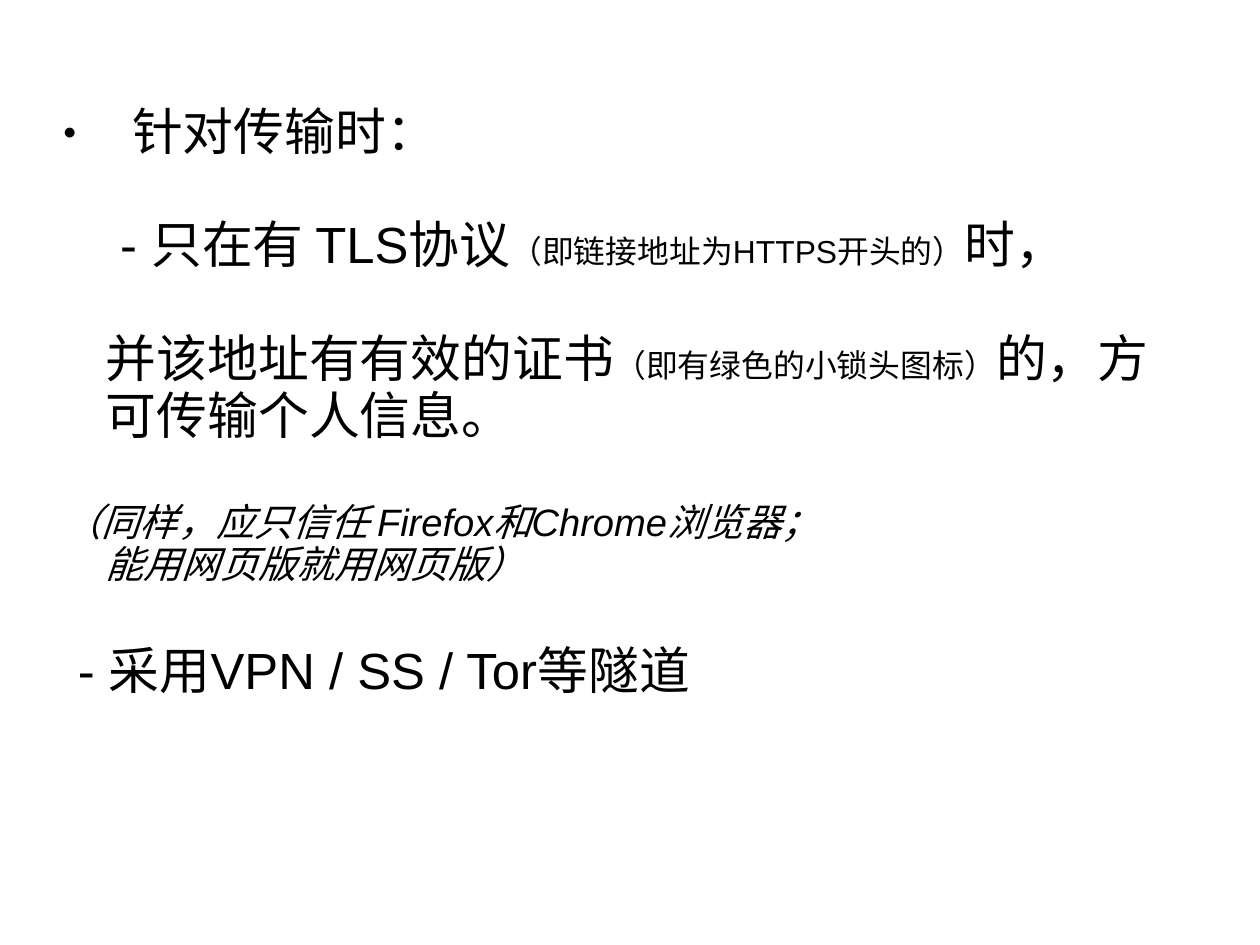
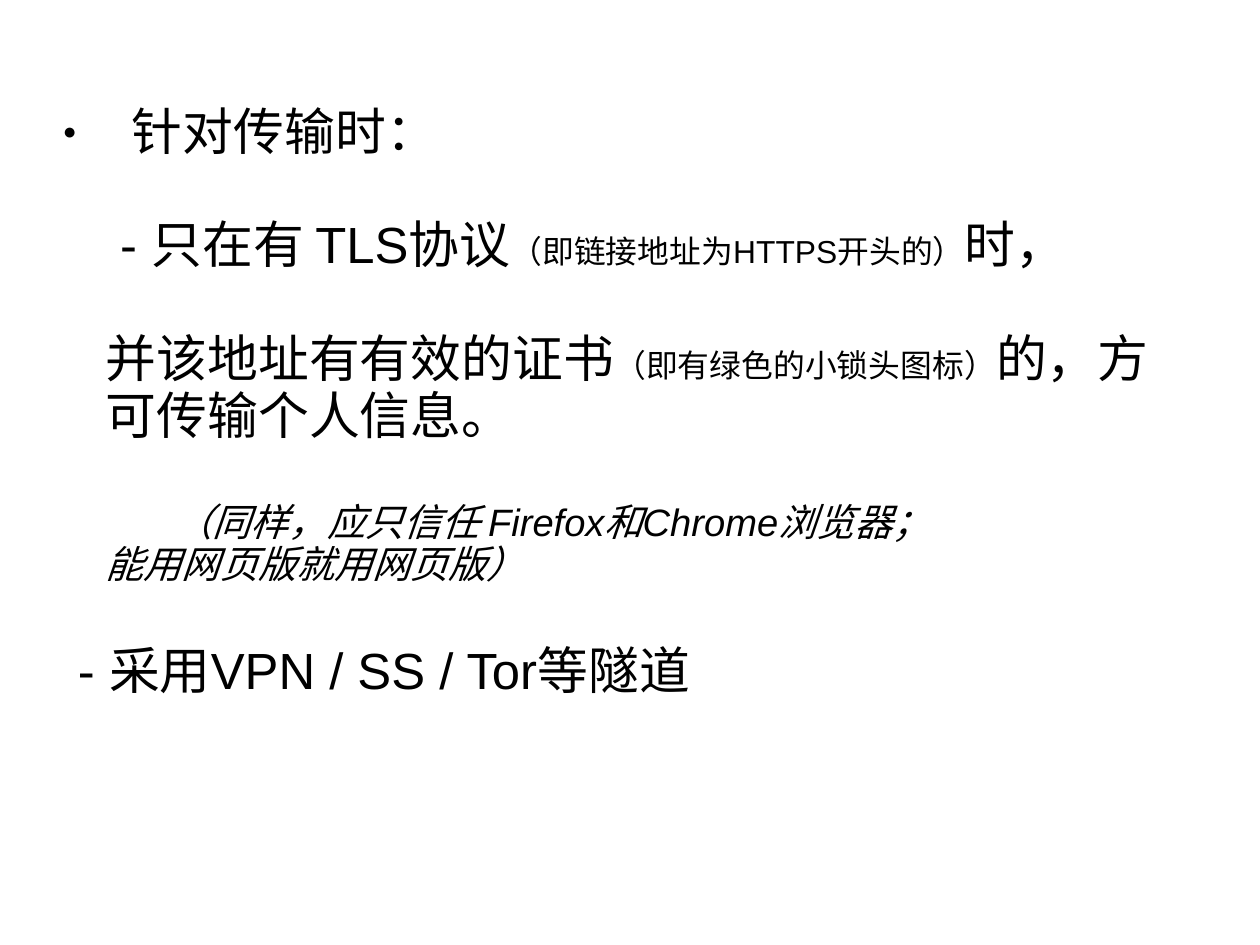
Before and after one commit to awesome-archive/Digital-rights, a slide deck: slide 7 of security-training-1.ppt. Drawn at 1260x945 pixels with LibreOffice and Linux fonts; fonts in the diff are those of the drawing; background and template pictures are left out. Boxes give left, top, right and bottom in pixels: in the first picture for what was removed or moved away, otherwise in the second. Text is boxed around its words. In the diff, an @@ line names an element or a change of style, - is before the commit and + after.

```diff
--- a/security-training-1.ppt
+++ b/security-training-1.ppt
@@ text "针对传输时：" at (106, 107, 1148, 693): indent changed @@
```
Also in this commit, not shown: 10 other slides changed, 10 other files.
